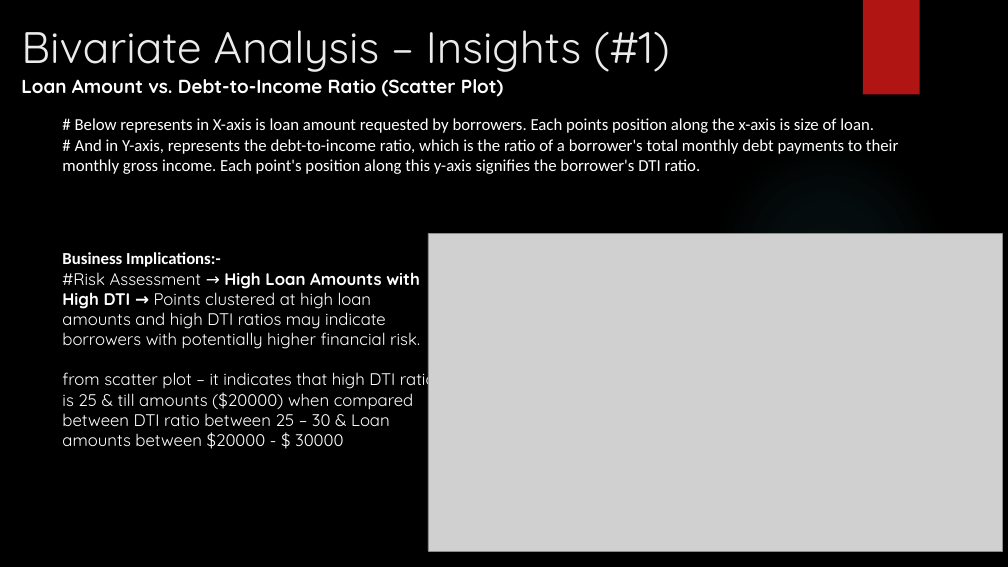
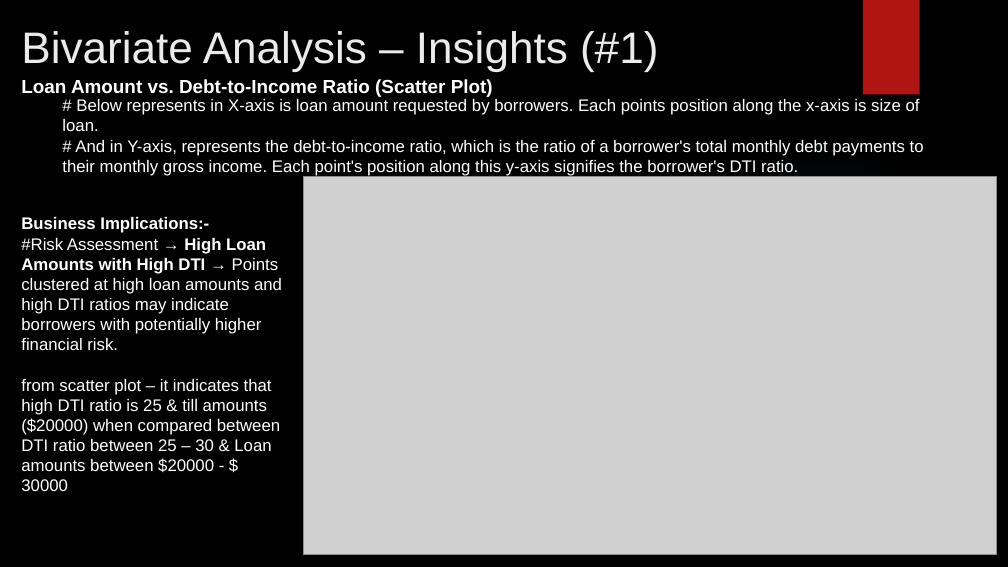
Before and after one commit to phanirajcm/LendingClubCaseStudy, a slide deck: slide 14 of Lending Club Case Study.pptx (slide 11 before the commit). Drawn at 1008x567 pixels with LibreOffice and Linux fonts; fonts in the diff are those of the drawing; grey boxes stand for pictures; background and template pictures are left out. Boxes give left, top, right and bottom in pixels: in the first picture for what was removed or moved away, otherwise in the second. Text is boxed around its words. In the diff, an @@ line names an element or a change of style, - is before the commit and + after.

```diff
--- a/Lending Club Case Study.pptx
+++ b/Lending Club Case Study.pptx
@@ title "Bivariate Analysis – Insights (#1)" at box(21, 31, 658, 72): font Quicksand to Arial @@
@@ text "Loan Amount vs. Debt-to-Income Ratio ..." at box(21, 79, 493, 97): font Quicksand to Arial @@
@@ text "# Below represents in X-axis ...": place and size @@
-text "# Below represents in X-axis ..." at box(62, 118, 898, 174)
+text "# Below represents in X-axis ..." at box(62, 99, 924, 176)
@@ text "# Below represents in X-axis ..." at box(62, 99, 924, 176): font Calibri to Arial @@
@@ picture: place and size @@
-picture at box(428, 234, 1003, 551)
+picture at box(304, 177, 997, 555)
@@ text "Business Implications:-": place and size @@
-text "Business Implications:-" at box(62, 252, 436, 449)
+text "Business Implications:-" at box(21, 217, 282, 491)
@@ text "Business Implications:-" at box(21, 217, 282, 491): font Calibri to Arial in "Business Implications:-"; font Quicksand to Arial @@
```
Also in this commit, not shown: 12 other slides changed, 7 slides added, 1 slide removed.
